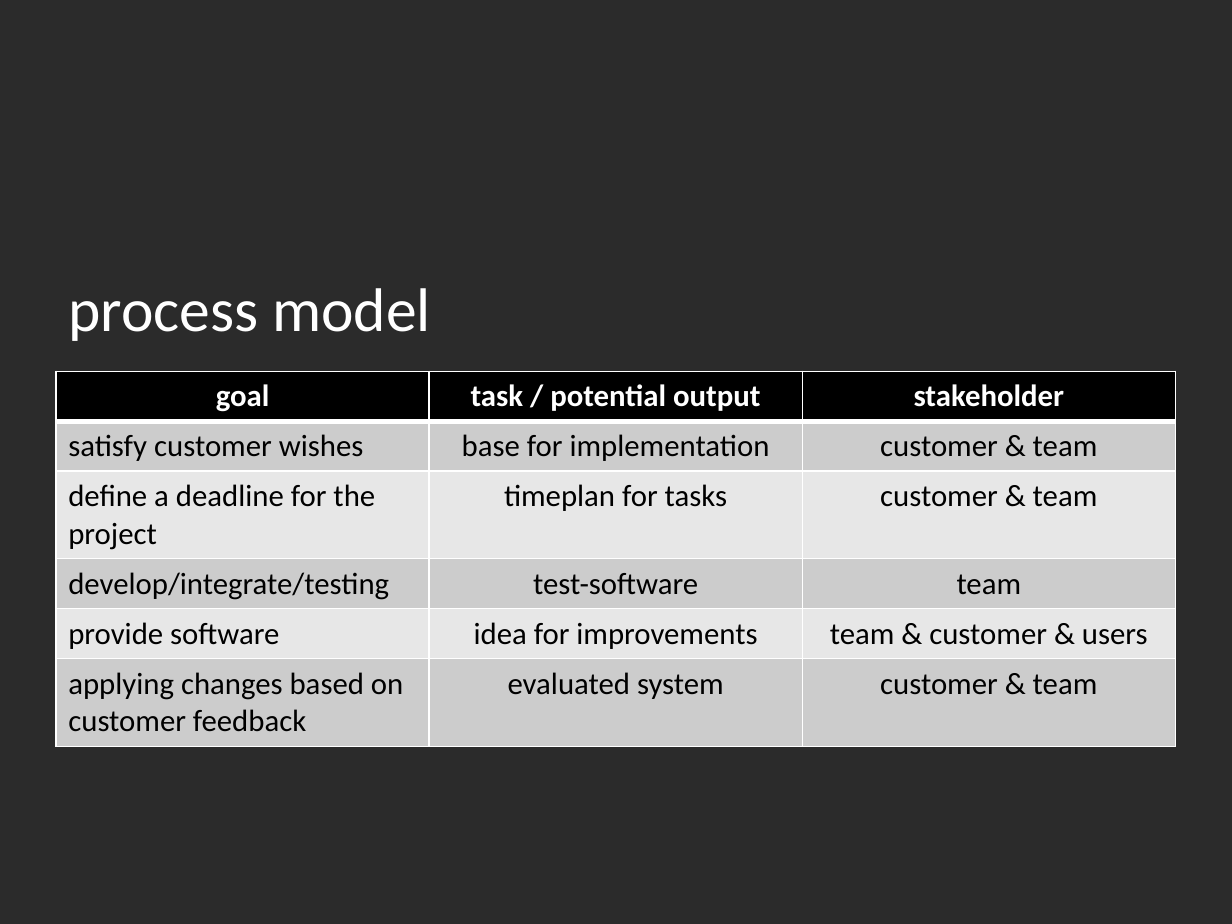
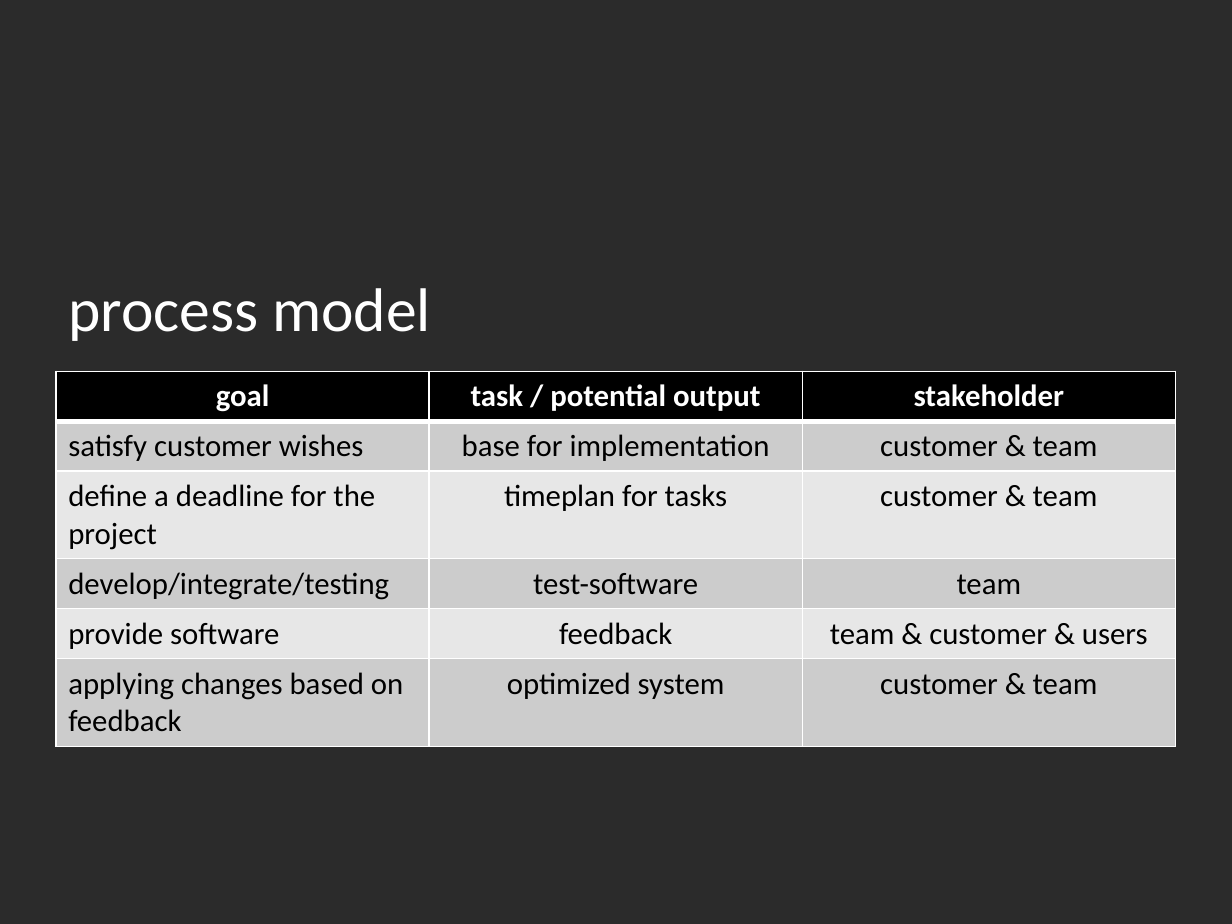
Before and after one commit to hirsp4/ch.bfh.btx8081.w2013.blue, a slide deck: slide 5 of ch.bfh.btx8081.w2013.blue/doc/task02/task02.pptx. Drawn at 1232x924 pixels with LibreOffice and Linux fonts; fonts in the diff are those of the drawing; background and template pictures are left out; a plain dark background stands for a picture behind light text. Boxes give left, top, right and bottom in pixels: in the first picture for what was removed or moved away, otherwise in the second. Text is boxed around its words. In the diff, an @@ line names an element or a change of style, - is before the commit and + after.

Commit message:
ppt update

```diff
--- a/ch.bfh.btx8081.w2013.blue/doc/task02/task02.pptx
+++ b/ch.bfh.btx8081.w2013.blue/doc/task02/task02.pptx
@@ table at (x1=55, y1=371, x2=1175, y2=743) @@
-row 5, column 2: idea for improvements
+row 5, column 2: feedback
-row 6, column 1: applying changes based on customer feedback
+row 6, column 1: applying changes based on feedback
-row 6, column 2: evaluated system
+row 6, column 2: optimized system
```
Also in this commit, not shown: 1 other slide changed.
